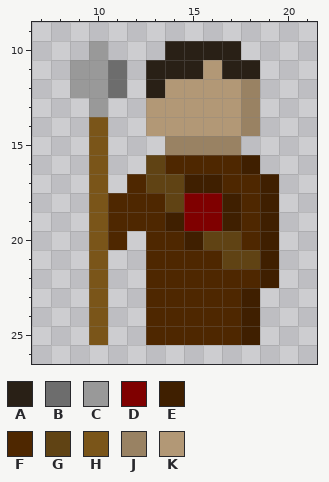
One commit to this pixel-art sprite: art/characters/soldier.png. Above, as it was before the edit.
The file is 32x32 pixels. Shown: x 7..21, y 9..26.
Palette (. is transparent): A #292016  B #6d6d6d  C #999999  D #7f0000  E #3f1f00  F #4e2700  G #604314  H #7a5519  J #998263  K #b29876
Pixels before, first column x 9:
10 .C...AAAA..
11 CCB.AAAKAA.
12 CCB.AKKKKJ.
13 .C..KKKKKJ.
14 .H..KKKKKJ.
15 .H...JJJJ..
16 .H..GFFFFE.
17 .H.FGGEEFFE
18 .HFFFGDDEFE
19 .HFFFEDDEFE
20 .HF.FFEGGFE
21 .H..FFFFGGE
22 .H..FFFFFFE
23 .H..FFFFFE.
24 .H..FFFFFE.
25 .H..FFFFFE.
After the commit:
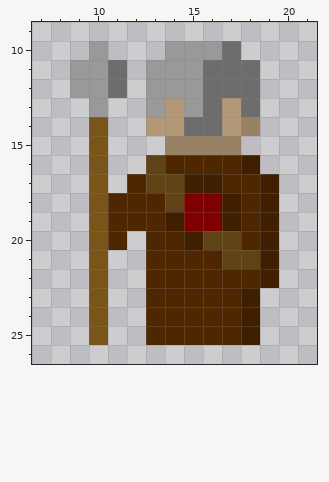
Change:
Changed rows in their new state; - is an unchanged pixel.
first column x 13:
10 -CCCB-
11 CCCBBB
12 CCCBBB
13 C-CB-B
14 --BB--
